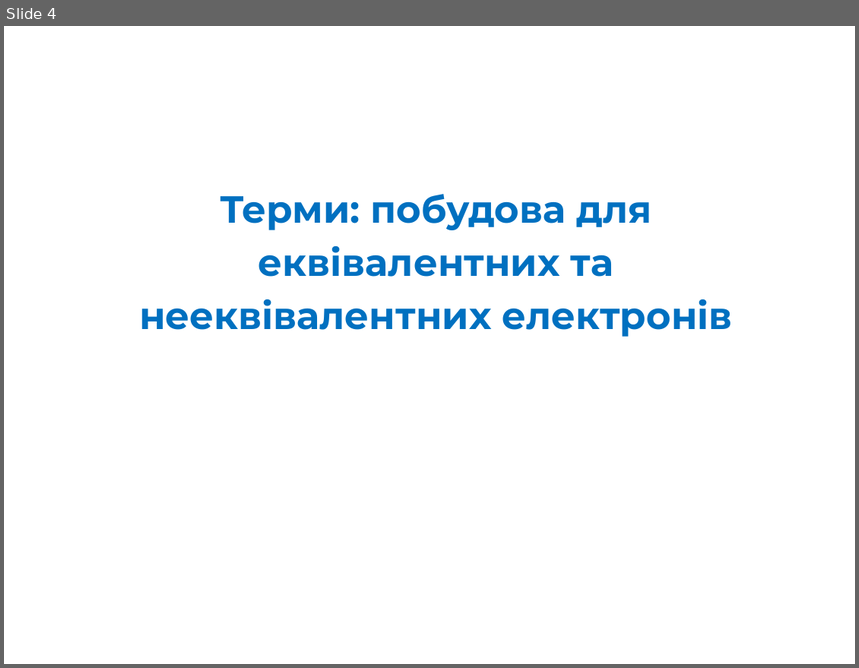
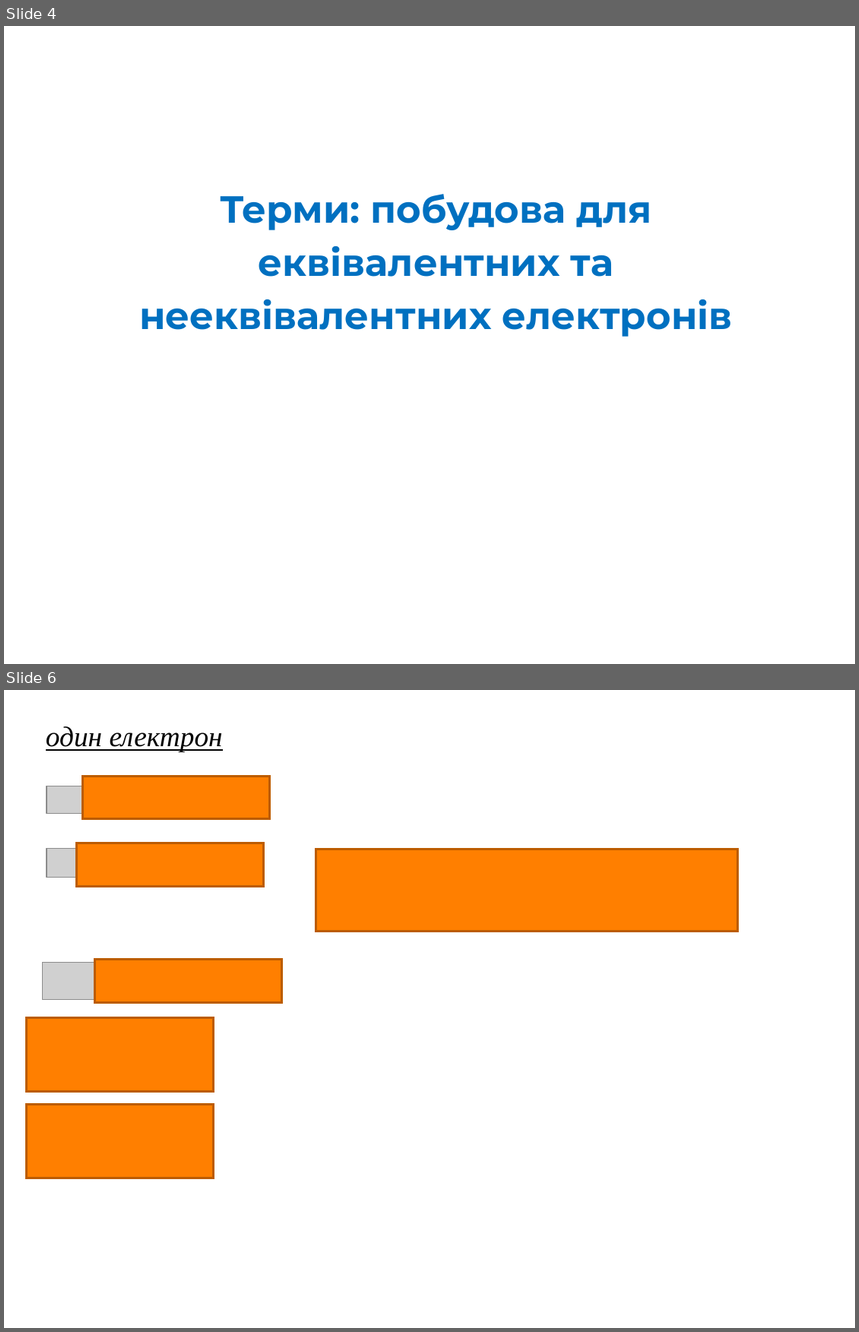
Before and after one commit to l432/NMK, a slide deck: Lecture/Chem/Lessons13/Less00_13s.ppt. Shown one above the other, each under a label of ours: slide 4 before the commit, slides 4 and 6 after it; the slides between them are not shown. The pictures are 859x668 and 859x1332 pixels, drawn with LibreOffice and Linux fonts; fonts in the diff are those of the drawing; grey boxes stand for pictures. Boxes give left, top, right and bottom in pixels: in the first picture for what was removed or moved away, otherwise in the second. Text is boxed around its words. In the diff, an @@ line names an element or a change of style, - is before the commit and + after.

```diff
--- a/Lecture/Chem/Lessons13/Less00_13s.ppt
+++ b/Lecture/Chem/Lessons13/Less00_13s.ppt
@@ slide 6 added at box(4, 690, 855, 1328), background #FFFFFF @@
@@ text added at box(46, 726, 223, 752), 24 pt, text #000000, italic, underline @@
+один електрон
@@ rectangle added at box(83, 776, 271, 819), fill #FF7F00, outline #BC5C00 2.01 pt @@
@@ picture added at box(47, 787, 193, 813) @@
@@ picture added at box(47, 848, 234, 877) @@
@@ rectangle added at box(76, 844, 264, 887), fill #FF7F00, outline #BC5C00 2.01 pt @@
@@ rectangle added at box(316, 849, 737, 932), fill #FF7F00, outline #BC5C00 2.01 pt @@
@@ picture added at box(329, 848, 693, 932) @@
@@ picture added at box(42, 962, 238, 1000) @@
@@ rectangle added at box(95, 960, 282, 1003), fill #FF7F00, outline #BC5C00 2.01 pt @@
@@ rectangle added at box(26, 1018, 214, 1092), fill #FF7F00, outline #BC5C00 2.01 pt @@
@@ picture added at box(45, 1018, 108, 1086) @@
@@ rectangle added at box(26, 1104, 214, 1179), fill #FF7F00, outline #BC5C00 2.01 pt @@
@@ picture added at box(45, 1104, 146, 1173) @@
```
Also in this commit, not shown: 12 other slides added, 5 slides removed, 2 other files.
